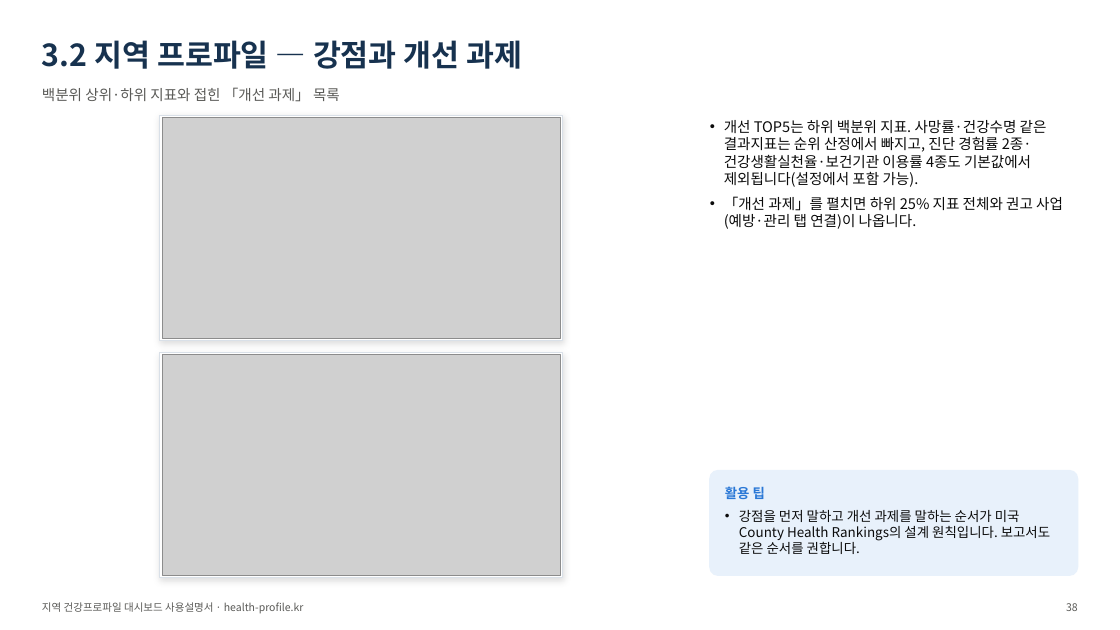
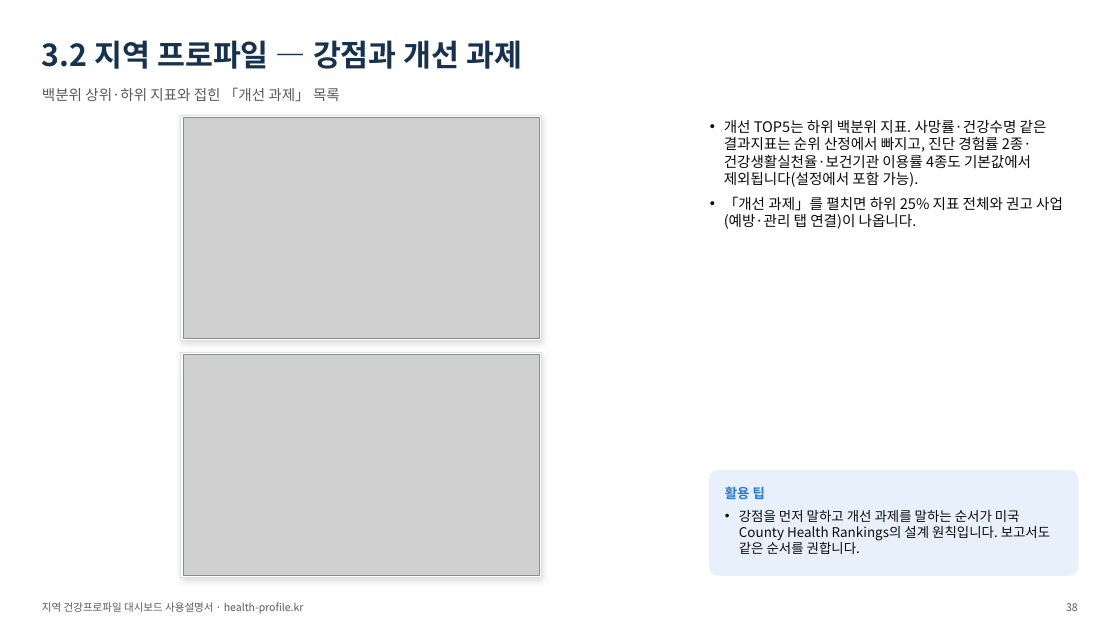
Before and after one commit to soonryu74/health-profile, a slide deck: slide 38 of docs/지역건강프로파일_대시보드_사용설명서_v1.pptx. Drawn at 1120x630 pixels with LibreOffice and Linux fonts; fonts in the diff are those of the drawing; grey boxes stand for pictures. Boxes give left, top, right and bottom in pixels: in the first picture for what was removed or moved away, otherwise in the second. Text is boxed around its words. In the diff, an @@ line names an element or a change of style, - is before the commit and + after.

```diff
--- a/docs/지역건강프로파일_대시보드_사용설명서_v1.pptx
+++ b/docs/지역건강프로파일_대시보드_사용설명서_v1.pptx
@@ rectangle resized from (x1=160, y1=115, x2=563, y2=341) to (x1=181, y1=115, x2=541, y2=341) @@
@@ picture resized from (x1=162, y1=118, x2=560, y2=338) to (x1=183, y1=118, x2=539, y2=338) @@
@@ rectangle resized from (x1=160, y1=353, x2=563, y2=579) to (x1=181, y1=353, x2=541, y2=579) @@
@@ picture resized from (x1=162, y1=355, x2=560, y2=575) to (x1=183, y1=355, x2=539, y2=575) @@
```
Also in this commit, not shown: 3 other slides changed, 7 other files.
